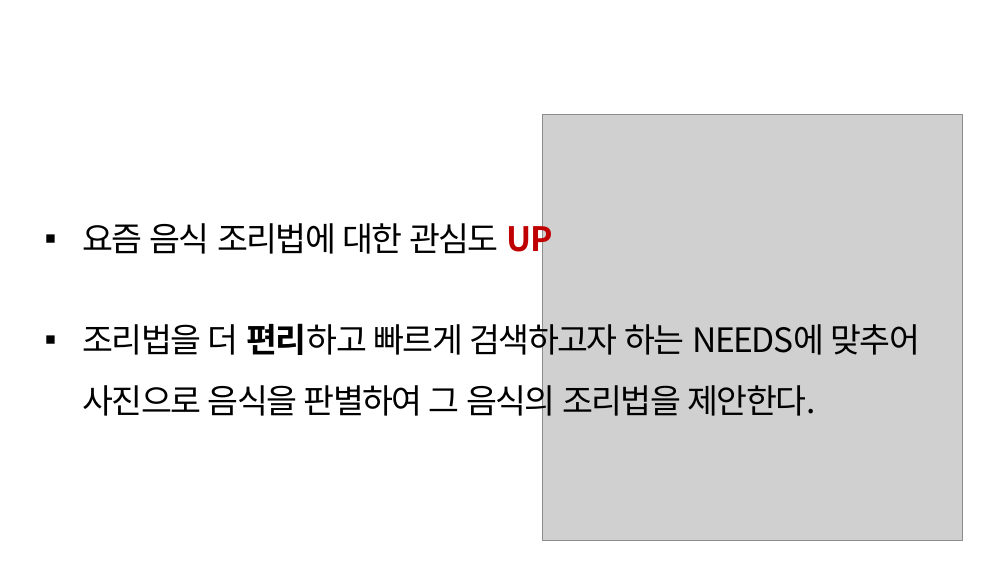
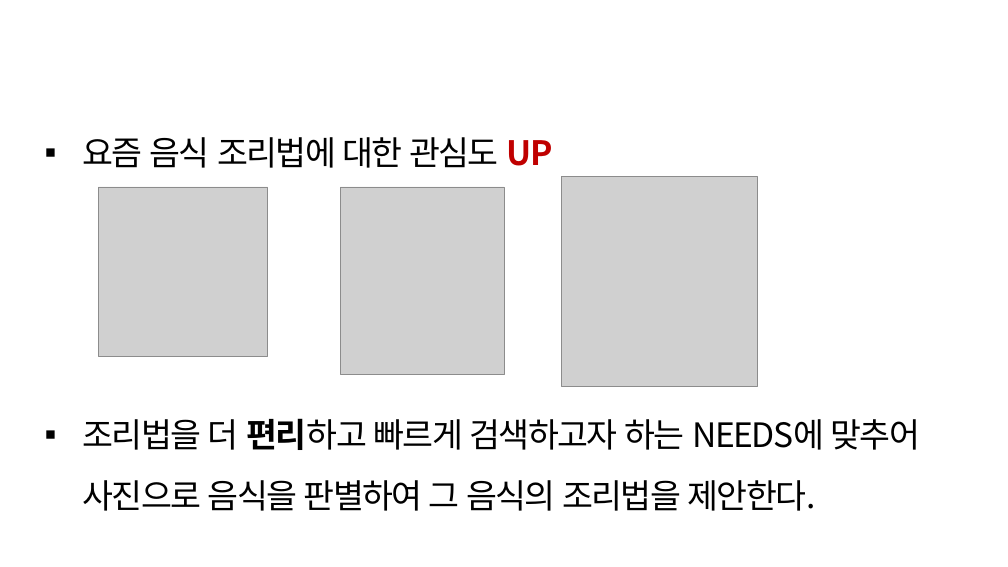
Before and after one commit to jihyeyun00/Python, a slide deck: slide 3 of 6조_사진속한식조리법추천서비스계획서(이현창,김신혁,김호경,윤지혜).pptx. Drawn at 1008x567 pixels with LibreOffice and Linux fonts; fonts in the diff are those of the drawing; grey boxes stand for pictures; background and template pictures are left out. Boxes give left, top, right and bottom in pixels: in the first picture for what was removed or moved away, otherwise in the second. Text is boxed around its words. In the diff, an @@ line names an element or a change of style, - is before the commit and + after.

```diff
--- a/6조_사진속한식조리법추천서비스계획서(이현창,김신혁,김호경,윤지혜).pptx
+++ b/6조_사진속한식조리법추천서비스계획서(이현창,김신혁,김호경,윤지혜).pptx
@@ picture removed at (542,115,963,541) @@
@@ text "요즘 음식 조리법에 대한 관심도 ..." rewrapped from (82,217,920,422) to (82,137,920,511) @@
@@ picture added at (562,177,758,386) @@
@@ picture added at (98,187,268,356) @@
@@ picture added at (340,187,504,374) @@
```
Also in this commit, not shown: 2 other slides changed, 1 other file.
